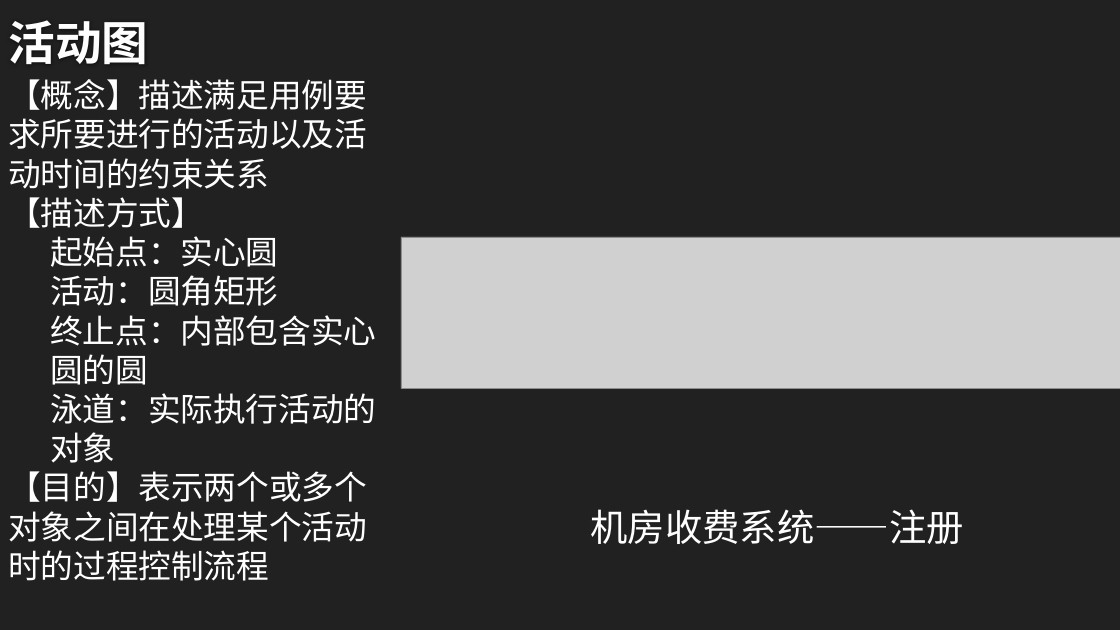
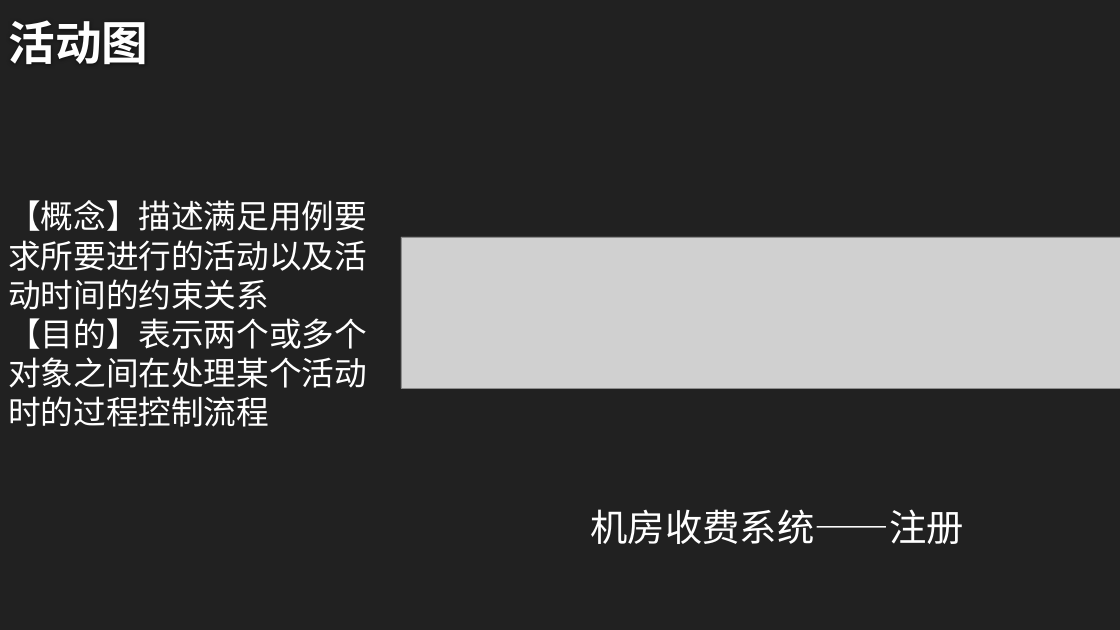
Before and after one commit to twn422/PRD2017, a slide deck: slide 17 of PRD-2017-G24/STW/非受控文件/翻转课堂作业/UML概述/UML概述.pptx (slide 16 before the commit). Drawn at 1120x630 pixels with LibreOffice and Linux fonts; fonts in the diff are those of the drawing; grey boxes stand for pictures; background and template pictures are left out. Boxes give left, top, right and bottom in pixels: in the first picture for what was removed or moved away, otherwise in the second. Text is boxed around its words. In the diff, an @@ line names an element or a change of style, - is before the commit and + after.

```diff
--- a/PRD-2017-G24/STW/非受控文件/翻转课堂作业/UML概述/UML概述.pptx
+++ b/PRD-2017-G24/STW/非受控文件/翻转课堂作业/UML概述/UML概述.pptx
@@ text "【概念】描述满足用例要求所要进行的活动以及活动时间的约束关系": place and size @@
-text "【概念】描述满足用例要求所要进行的活动以及活动时间的约束关系" at bbox=[8, 79, 376, 581]
+text "【概念】描述满足用例要求所要进行的活动以及活动时间的约束关系" at bbox=[8, 200, 367, 427]
@@ text at bbox=[8, 197, 376, 463]: paragraphs removed @@
-【描述方式】
-  起始点：实心圆
-  活动：圆角矩形
-  终止点：内部包含实心圆的圆
-  泳道：实际执行活动的对象
```
Also in this commit, not shown: 9 other slides changed, 2 slides added, 4 other files.
